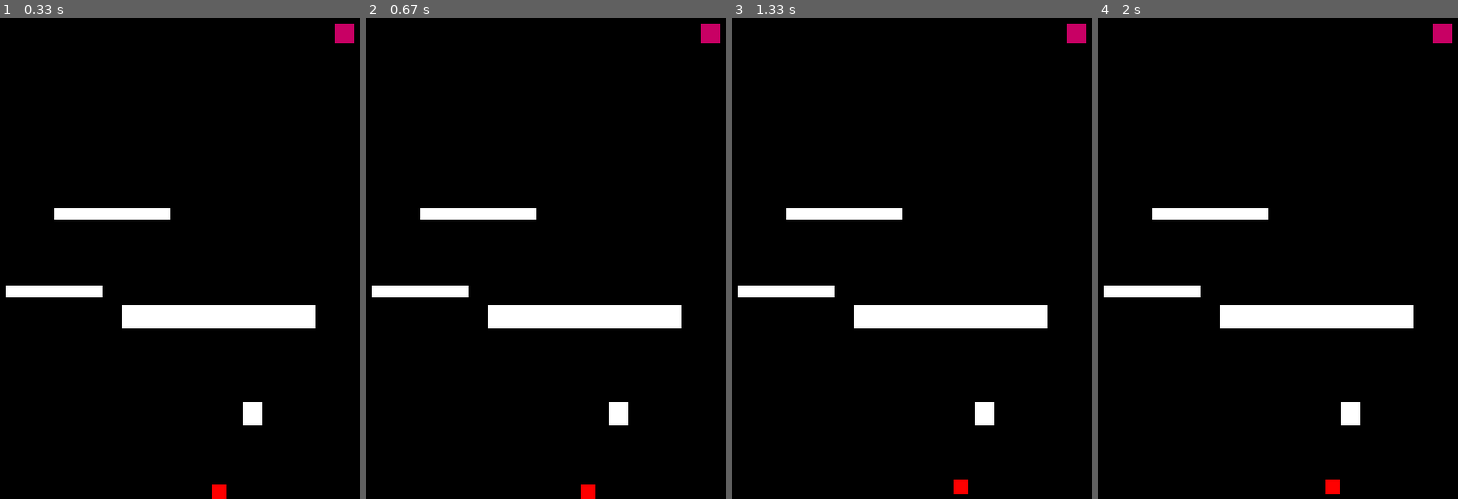
Above: before the commit, frames 1-4 (left to right).
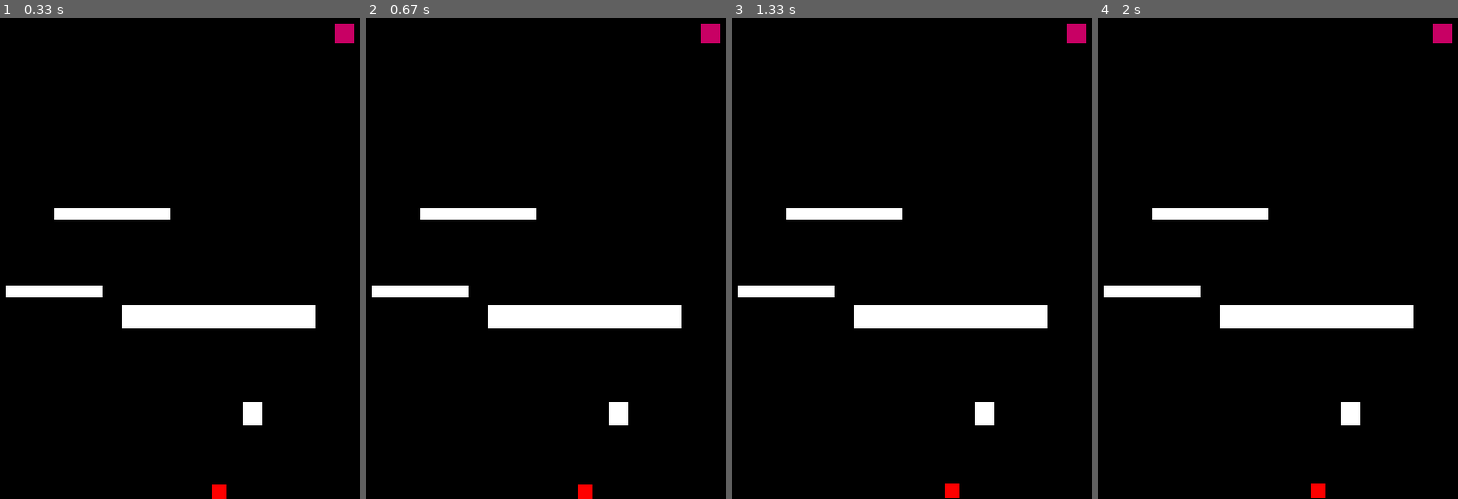
Above: after the commit, the same moments.

Repository: zadeviggers/12dts
Game: pygame game, started from python/maze-game/maze-game.py
The game is run twice, just before and just after one commit, with the same random seed, the same clock (stepped at 60 frames per second) and the same inputs.
Inputs:
- Up to frame 1 (0.33 s): no input
- Up to frame 2 (0.67 s): hold Right from 0.33 s (still down)
- Up to frame 3 (1.33 s): release Right at 0.8 s; hold Up 0.83-1.13 s; hold Right from 1.17 s (still down)
- Up to frame 4 (2 s): release Right at 1.63 s; hold Left from 1.67 s (still down)

Frame 1 is identical in both runs. In frame 2, less than 0.1% of the frame differs, in the area x 58-64%, y 96-100%; in frame 3, 0.2%; in frame 4, 0.2%, in the area x 59-68%, y 95-100%.

Commit message:
change speed to be slower
Signed-off-by: Zade Viggers <zade.viggers@gmail.com>

Diff:
--- a/python/maze-game/game-data.json
+++ b/python/maze-game/game-data.json
@@ -8,7 +8,7 @@
   "drag": 2,
   "player_height": 15,
   "player_width": 15,
-  "player_walk_speed": 3,
+  "player_walk_speed": 2.15,
   "player_max_speed": 3.5,
   "levels": [
     {
--- a/python/maze-game/maze-game.py
+++ b/python/maze-game/maze-game.py
@@ -140,9 +140,6 @@
         return False
 
 
-
-
-
 # Start pygame
 pygame.init()
 
@@ -363,10 +360,6 @@
             draw_player(window)
 
     # Render all changes
-    print(dirty_rectangles)
-    print(dirty_rectangles)
-    print(dirty_rectangles)
-    print(dirty_rectangles)
     pygame.display.update(dirty_rectangles)
 
     # Empty list of dirty rectangles
